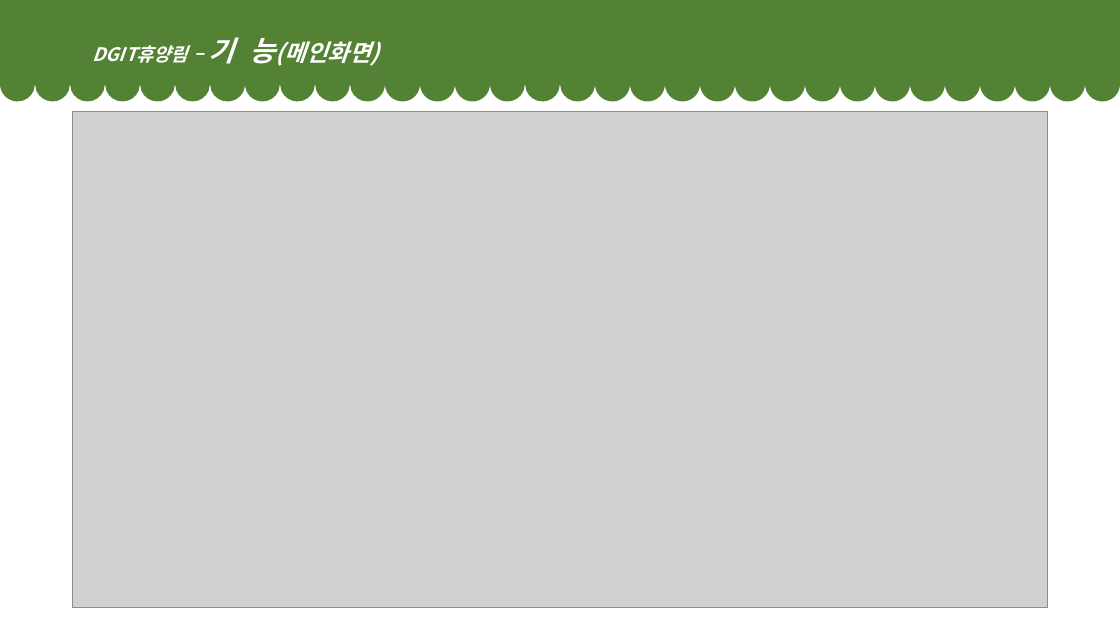
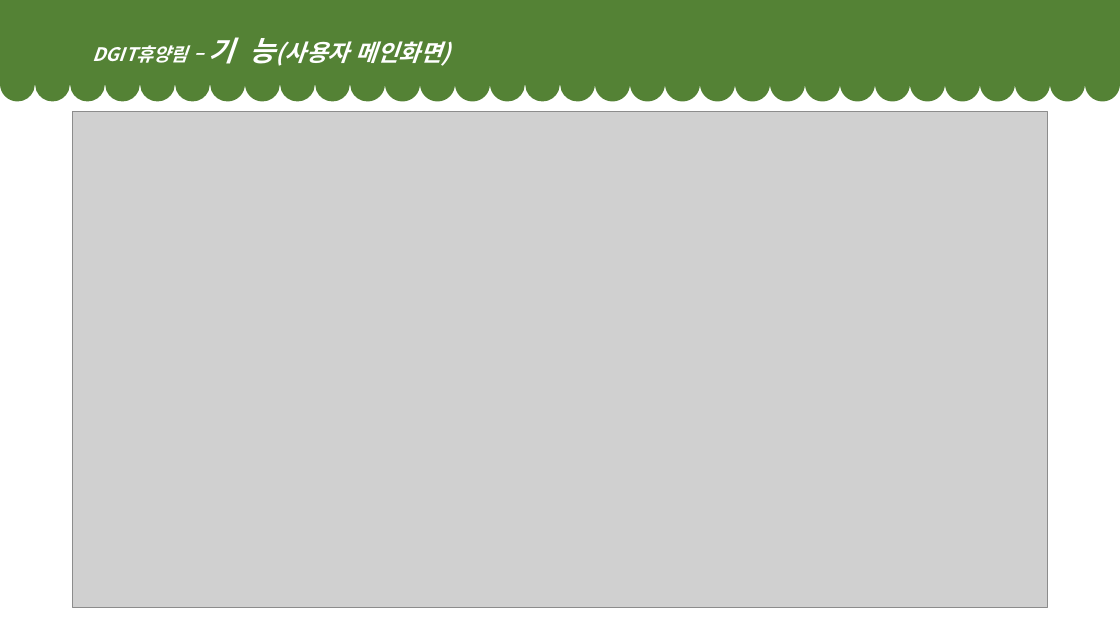
Before and after one commit to dhddldidk/forest, a slide deck: slide 7 of dataFiles/forest.pptx. Drawn at 1120x630 pixels with LibreOffice and Linux fonts; fonts in the diff are those of the drawing; grey boxes stand for pictures. Boxes give left, top, right and bottom in pixels: in the first picture for what was removed or moved away, otherwise in the second. Text is boxed around its words. In the diff, an @@ line names an element or a change of style, - is before the commit and + after.

```diff
--- a/dataFiles/forest.pptx
+++ b/dataFiles/forest.pptx
@@ text at bbox=[92, 38, 451, 66]: text changed; size 16 to 20 pt @@
-    DGIT휴양림 – 기 능(메인화면)
+    DGIT휴양림 – 기 능(사용자 메인화면)
```
Also in this commit, not shown: 6 other slides changed.
